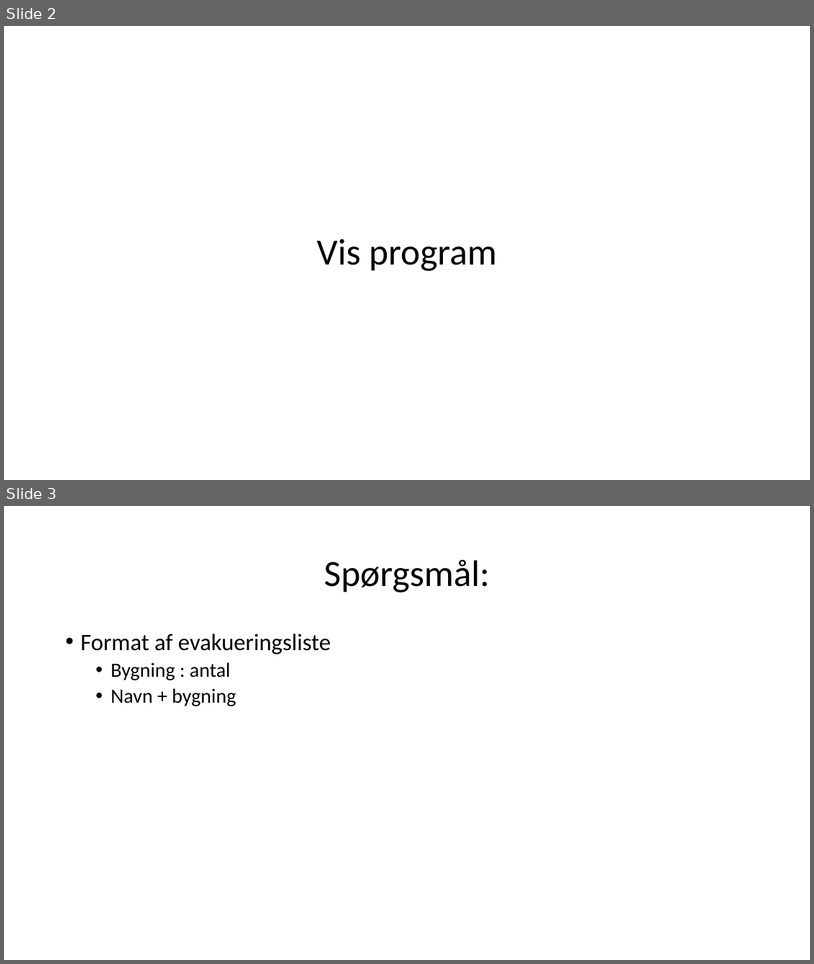
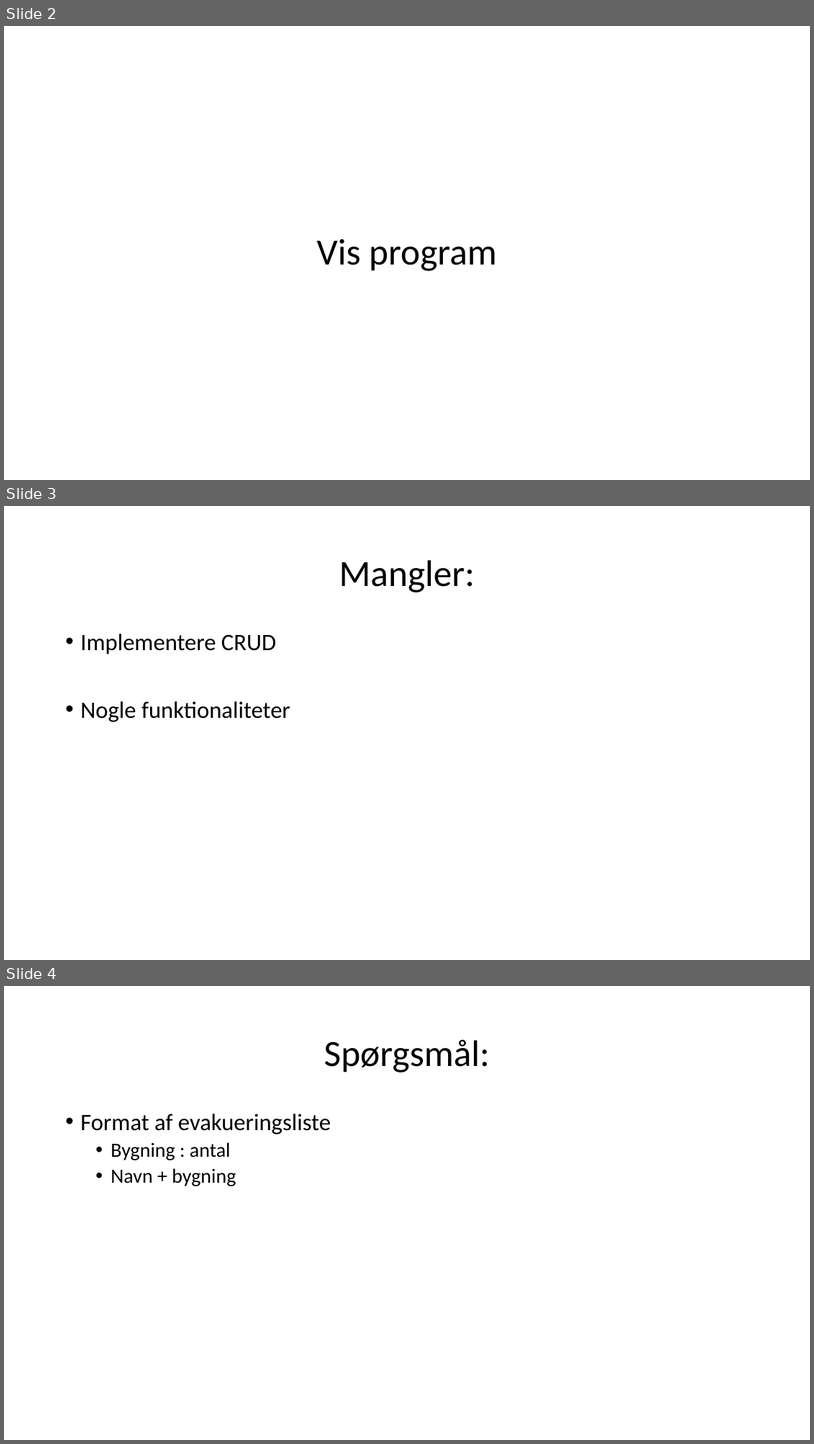
Before and after one commit to cvHanky/ProjektBudweg, a slide deck: Præsentation til per.pptx. Shown one above the other, each under a label of ours: slides 2 and 3 before the commit, slides 2, 3 and 4 after it. The pictures are 814x964 and 814x1444 pixels, drawn with LibreOffice and Linux fonts; fonts in the diff are those of the drawing. Boxes give left, top, right and bottom in pixels: in the first picture for what was removed or moved away, otherwise in the second. Text is boxed around its words. In the diff, an @@ line names an element or a change of style, - is before the commit and + after.

Commit message:
Ændring på præsentation.

```diff
--- a/Præsentation til per.pptx
+++ b/Præsentation til per.pptx
@@ slide 3 added at (4,506,810,960), background #FFFFFF @@
@@ title added at (340,560,475,592), 44 pt, text #000000 @@
+Mangler:
@@ text added at (80,633,291,722), 28 pt, text #000000 @@
+• Implementere CRUD
+• Nogle funktionaliteter
@@ what was slide 3 is now slide 4 @@
```
